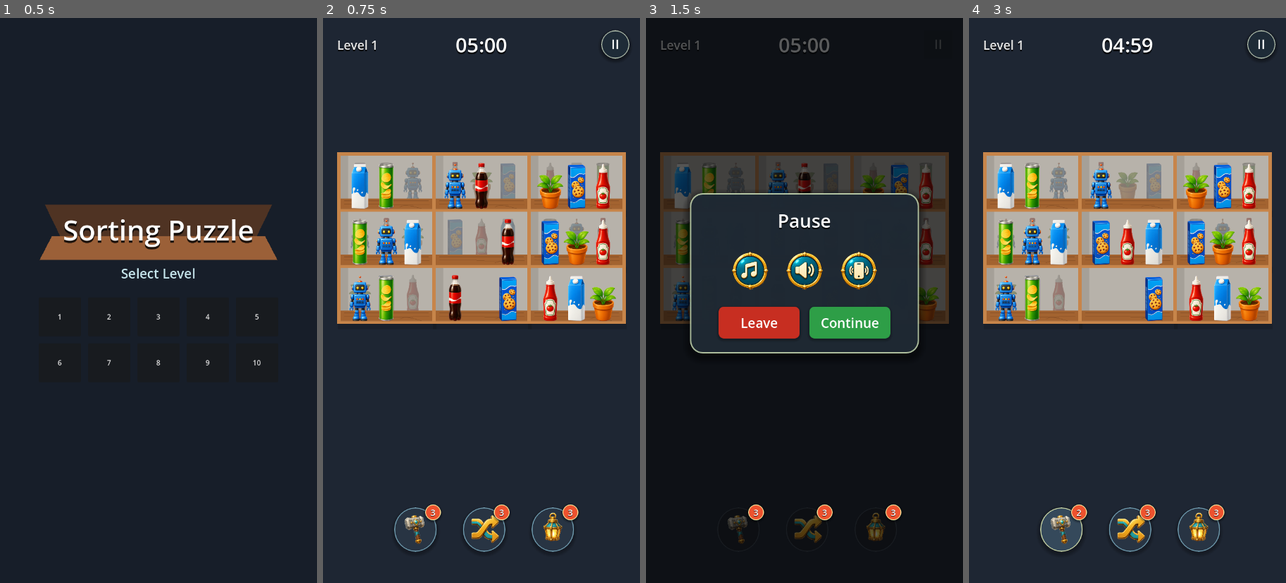
Above: before the commit, frames 1-4 (left to right).
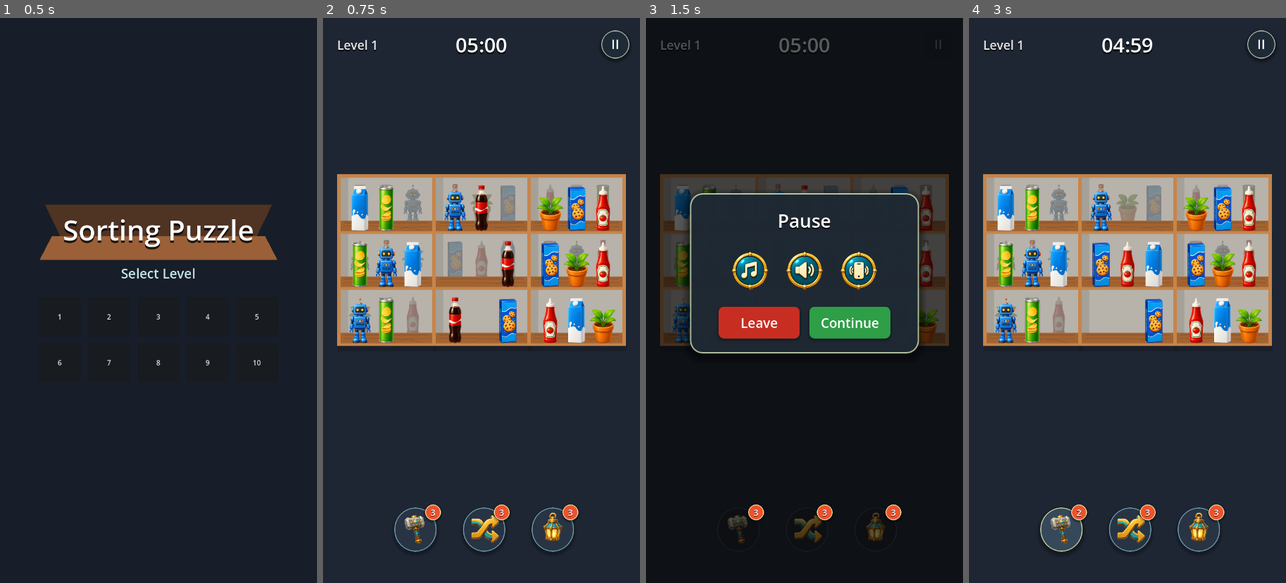
Above: after the commit, the same moments.

Repository: vladeque/sorting-puzzle
Game: Godot game, scene res://scenes/main_menu.tscn
The game is run twice, just before and just after one commit, with the same random seed, the same clock (stepped at 60 frames per second) and the same inputs.
Inputs:
- Up to frame 1 (0.5 s): no input
- Up to frame 2 (0.75 s): click "1" at 0.5 s
- Up to frame 3 (1.5 s): click "II" at 1.25 s
- Up to frame 4 (3 s): click "Continue" at 2 s; click "3" at 2.75 s

Frame 1 is identical in both runs. In frame 2, 23% of the frame differs, in the area x 4-96%, y 23-59%; in frame 3, 7.8%; in frame 4, 24%.

Commit message:
Adjust shelf layout positions

Diff:
--- a/level.tscn
+++ b/level.tscn
@@ -147,7 +147,7 @@
 color = Color(0.12, 0.15, 0.2, 1)
 
 [node name="Shelves" type="Node2D" parent="." unique_id=1655339205]
-position = Vector2(360, 520)
+position = Vector2(360, 570)
 
 [node name="DragLayer" type="Node2D" parent="." unique_id=1163629860]
 z_index = 100
@@ -334,7 +334,7 @@
 horizontal_alignment = 1
 vertical_alignment = 1
 
-[node name="TimerLabel" type="Label" parent="UI/AbilityBar/HBoxContainer/HighlightButton"]
+[node name="TimerLabel" type="Label" parent="UI/AbilityBar/HBoxContainer/HighlightButton" unique_id=2021912790]
 visible = false
 z_index = 1
 layout_mode = 0
--- a/scenes/layouts/layout_grid_3x3.tscn
+++ b/scenes/layouts/layout_grid_3x3.tscn
@@ -1,30 +1,29 @@
 [gd_scene format=3 uid="uid://dv0uao7k5nqcd"]
 
-[node name="LayoutGrid3x3" type="Node2D"]
+[node name="LayoutGrid3x3" type="Node2D" unique_id=1680089608]
 
-[node name="Shelf01" type="Marker2D" parent="."]
+[node name="Shelf01" type="Marker2D" parent="." unique_id=630559457]
 position = Vector2(-216, -127)
 
-[node name="Shelf02" type="Marker2D" parent="."]
+[node name="Shelf02" type="Marker2D" parent="." unique_id=1670667737]
 position = Vector2(0, -127)
 
-[node name="Shelf03" type="Marker2D" parent="."]
+[node name="Shelf03" type="Marker2D" parent="." unique_id=1176672302]
 position = Vector2(216, -127)
 
-[node name="Shelf04" type="Marker2D" parent="."]
+[node name="Shelf04" type="Marker2D" parent="." unique_id=308342429]
 position = Vector2(-216, 0)
 
-[node name="Shelf05" type="Marker2D" parent="."]
-position = Vector2(0, 0)
+[node name="Shelf05" type="Marker2D" parent="." unique_id=1873160248]
 
-[node name="Shelf06" type="Marker2D" parent="."]
+[node name="Shelf06" type="Marker2D" parent="." unique_id=1246098576]
 position = Vector2(216, 0)
 
-[node name="Shelf07" type="Marker2D" parent="."]
+[node name="Shelf07" type="Marker2D" parent="." unique_id=582260162]
 position = Vector2(-216, 127)
 
-[node name="Shelf08" type="Marker2D" parent="."]
+[node name="Shelf08" type="Marker2D" parent="." unique_id=810745235]
 position = Vector2(0, 127)
 
-[node name="Shelf09" type="Marker2D" parent="."]
+[node name="Shelf09" type="Marker2D" parent="." unique_id=1720736683]
 position = Vector2(216, 127)
--- a/scenes/layouts/layout_grid_3x3_moving_5_bottom.tscn
+++ b/scenes/layouts/layout_grid_3x3_moving_5_bottom.tscn
@@ -1,41 +1,37 @@
-[gd_scene load_steps=2 format=3 uid="uid://rjhn6n2gw1fa"]
+[gd_scene format=3 uid="uid://rjhn6n2gw1fa"]
 
-[ext_resource type="Script" uid="uid://c7ucxk6s8a2nl" path="res://scripts/shelf_layout_row.gd" id="1_layout_row"]
+[ext_resource type="Script" path="res://scripts/shelf_layout_row.gd" id="1_layout_row"]
 
-[node name="LayoutGrid3x3Moving5Bottom" type="Node2D"]
+[node name="LayoutGrid3x3Moving5Bottom" type="Node2D" unique_id=197465711]
 
-[node name="Shelf01" type="Marker2D" parent="."]
+[node name="Shelf01" type="Marker2D" parent="." unique_id=496630792]
 position = Vector2(-216, -190.5)
 
-[node name="Shelf02" type="Marker2D" parent="."]
+[node name="Shelf02" type="Marker2D" parent="." unique_id=1763145357]
 position = Vector2(0, -190.5)
 
-[node name="Shelf03" type="Marker2D" parent="."]
+[node name="Shelf03" type="Marker2D" parent="." unique_id=949618796]
 position = Vector2(216, -190.5)
 
-[node name="Shelf04" type="Marker2D" parent="."]
+[node name="Shelf04" type="Marker2D" parent="." unique_id=1551967127]
 position = Vector2(-216, -63.5)
 
-[node name="Shelf05" type="Marker2D" parent="."]
+[node name="Shelf05" type="Marker2D" parent="." unique_id=1644284789]
 position = Vector2(0, -63.5)
 
-[node name="Shelf06" type="Marker2D" parent="."]
+[node name="Shelf06" type="Marker2D" parent="." unique_id=1243699281]
 position = Vector2(216, -63.5)
 
-[node name="Shelf07" type="Marker2D" parent="."]
+[node name="Shelf07" type="Marker2D" parent="." unique_id=1991736720]
 position = Vector2(-216, 63.5)
 
-[node name="Shelf08" type="Marker2D" parent="."]
+[node name="Shelf08" type="Marker2D" parent="." unique_id=472339995]
 position = Vector2(0, 63.5)
 
-[node name="Shelf09" type="Marker2D" parent="."]
+[node name="Shelf09" type="Marker2D" parent="." unique_id=1582299666]
 position = Vector2(216, 63.5)
 
-[node name="MovingRow10" type="Node2D" parent="."]
-position = Vector2(0, 190.5)
+[node name="MovingRow10" type="Node2D" parent="." unique_id=2092107825]
+position = Vector2(0, 230)
 script = ExtResource("1_layout_row")
 shelf_count = 5
-visible_count = 3
-speed_pixels_per_second = 70.0
-direction = "right"
-visual_variant = "floor_only"
